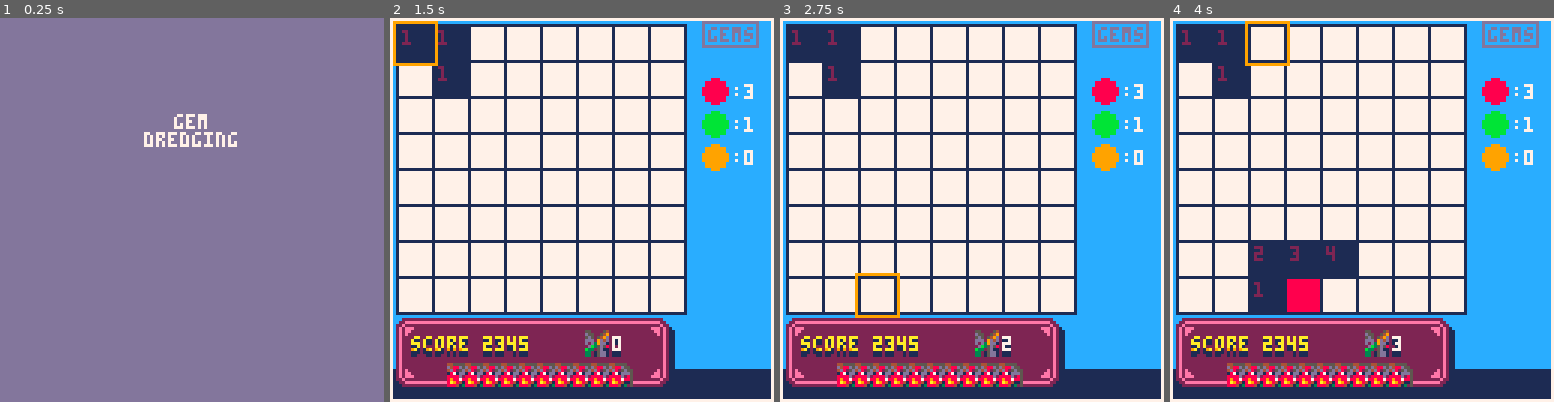
Above: before the commit, frames 1-4 (left to right).
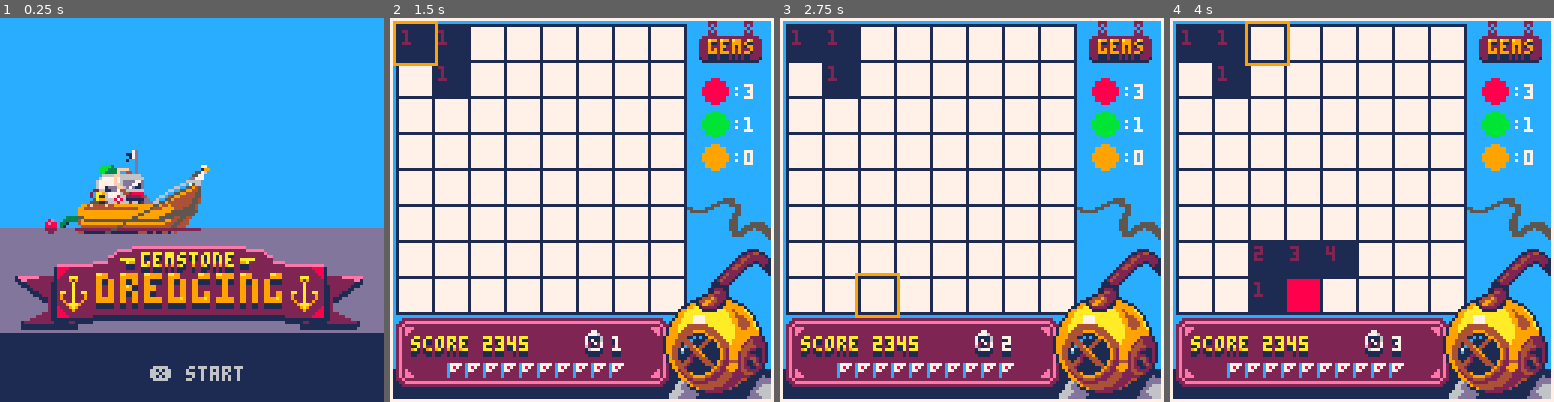
Above: after the commit, the same moments.

Repository: TheSailor1/PICO-8
Game: PICO-8 cartridge gem/gem.p8
The game is run twice, just before and just after one commit, with the same random seed, the same clock (stepped at 60 frames per second) and the same inputs.
Inputs:
- Up to frame 1 (0.25 s): no input
- Up to frame 2 (1.5 s): tap X (X key) at 0.33, 1.07 s; tap O (Z key) at 0.7 s
- Up to frame 3 (2.75 s): hold Right 1.6-2.1 s; tap O (Z key) at 1.7, 2.1, 2.5 s; tap X (X key) at 1.85 s; hold Up 2.15-2.42 s; hold Right from 2.47 s (still down)
- Up to frame 4 (4 s): tap O (Z key) at 2.9, 3.3, 3.7 s; tap X (X key) at 2.97 s; release Right at 3.03 s; hold Left 3.08-3.58 s; hold Down 3.63-3.97 s

The runs differ from the first frame. In frame 1, 87% of the frame differs, in the area x 0-100%, y 0-100%; in frame 2, 12%; in frame 3, 12%; in frame 4, 12%.

Commit message:
Worked on sprites

Diff:
--- a/gem/gem.p8
+++ b/gem/gem.p8
@@ -29,7 +29,7 @@
 -- screens
 
 function upd_menu()
-	if btnp(🅾️) then
+	if btnp(❎) then
 		ini_board()
 		_upd=upd_game
 		_drw=drw_game
@@ -37,11 +37,24 @@
 end
 
 function drw_menu()
-	cls(13)
-	local t="gem"
-	print(t,64-(#t*2),32,7)
-	t="dredging"
-	print(t,64-(#t*2),38,7)
+	cls(12)
+	rectfill(0,70,127,127,13)
+	rectfill(0,105,127,127,1)
+
+	fillp(▒)
+	rectfill(0,105,127,109,1)
+	fillp()
+
+	--boat
+	sspr(36,49,55,30,15,44)
+
+	--logo
+	sspr(0,81,116,28,5,76)
+
+
+
+	local t="❎ start"
+	print(t,64-(#t*2),116,6)
 end
 
 function upd_game()
@@ -66,6 +79,7 @@
 	drw_cursor()
 	drw_gemboard()
 	drw_scoreboard()
+	drw_diver()
 	rect(0,0,127,127,7)
 end
 -->8
@@ -163,8 +177,7 @@
 end--drw_cursor()
 
 function drw_gemboard()
-	print("gems",106,3,13)
-	rect(104,1,122,9,13)
+	sspr(66,0,21,14,103,1)
 
 	circfill(108,24,4,8)
 	circfill(108,35,4,11)
@@ -221,8 +234,7 @@
 	pset(23,110,9)
 
 	--time
-	spr(1,65,105)
-	spr(1,65,104)
+	sspr(60,0,6,9,65,104)
 	print(timer,74,108,1)
 	print(timer,74,107,1)
 	print(timer,74,106,7)
@@ -230,9 +242,15 @@
 	--flags
 	local f
 	for f=1,10 do
-		spr(2,13+(f*6),115)
-	end
-end
+		sspr(0,109,5,5,13+(f*6),115,5,5)
+	end
+end
+
+function drw_diver()
+	sspr(8,13,28,14,99,60)
+	sspr(0,29,37,50,91,77)
+end
+
 
 function upd_cursor()
 	movecursor()
@@ -585,12 +603,12 @@
 00666dddddd11111111111111111ddddd666000000000000000000000000000000000000000000000000000000000000000000000a888888888ddde111d1111d
 0066dddddd11111111111111111111ddddd600000000000000000000000000000000000000000000000000000000000000000000a8888888888ede1111d1111d
 006dddddd111111111111111111111111ddd000000000000000000000000000000000000000000000000000000000000000000aa8888828288edd11111d1111d
-000000000000000000000000000000000000000eeeeeeeeeeeeeeeeeeeeeeeeeeeeeeeeeeeeee00000000000000000000000aa888282282888ded1111dd1111d
-0000000000000000000000000000000000eeeee22222222222222222222222222222222222222eeeeee0000000000000000a8882282882222dddd1111d1111da
-000000000000000000000000000000000e22222222aaa2aaa2aaa22aa2aaa22aa2aa22aaa2222222222e00000000000000a8888822222222dddddd11dd11ddda
-0000000000000000000000000000000ee222222222a112a112aaa2a1121a12a1a2a1a2a1122222222222ee00000000000a8882222222222ddddddddddddddda0
-00000000000000000000000000000002222aaaaa22a112aa12a1a2aaa21a12a1a2a1a2aa222aaaaa222222000000000aa22222222222ddddddddddddddddda00
-00000000000000000000000000eeeee222222a9922a2a2a122a1a211a22a22a2a2a2a2a122299a22222222eeee0000a222222222222dddddddddddddddddda00
+000000000000000000000000000000000000000eeeeeeeeeeeeeeeeeeeeeeeeeeeeeeeeeeeeee000000000000000000000000000000000000000000000000000
+0000000000000000000000000000000000eeeee22222222222222222222222222222222222222eeeeee000000000000000000000000000000000000000000000
+000000000000000000000000000000000e22222222aaa2aaa2aaa22aa2aaa22aa2aa22aaa2222222222e00000000000000000000000000000000000000000000
+0000000000000000000000000000000ee222222222a112a112aaa2a1121a12a1a2a1a2a1122222222222ee000000000000000000000000000000000000000000
+00000000000000000000000000000002222aaaaa22a112aa12a1a2aaa21a12a1a2a1a2aa222aaaaa222222000000000000000000000000000000000000000000
+00000000000000000000000000eeeee222222a9922a2a2a122a1a211a22a22a2a2a2a2a122299a22222222eeee00000000000000000000000000000000000000
 00000000000000eeeeeeeeeeee2222222222211122aa92aa9292929a1229229a1292929aa22111222222222222eeeeeeeeeeeee000000000000000a0000000a0
 000000000000018888222222222222222222211122111211121212111221221112121211122111222222222222222222222888810000000000000aa0000000aa
 00000000000001888222222222222222222222222211121112121211222122112212121112222222222222222222222222228881000000000000000a00000a00
@@ -613,3 +631,8 @@
 00122222222221111122111111000000000000000000000000000000000000000000000000000000000000000011111122111111222222222210000000000000
 00111111111111111111100000000000000000000000000000000000000000000000000000000000000000000000000111111111111111111110000000000000
 00111111111111111111100000000000000000000000000000000000000000000000000000000000000000000000000111111111111111111100000000000000
+c7777111110000000000000000000000000000000000000000000000000000000000000000000000000000000000000000000000000000000000000000000000
+c7870111100000000000000000000000000000000000000000000000000000000000000000000000000000000000000000000000000000000000000000000000
+c7700111000000000000000000000000000000000000000000000000000000000000000000000000000000000000000000000000000000000000000000000000
+c0000100000000000000000000000000000000000000000000000000000000000000000000000000000000000000000000000000000000000000000000000000
+c0000100000000000000000000000000000000000000000000000000000000000000000000000000000000000000000000000000000000000000000000000000
Not shown, changed: gem/spritesheet.png
